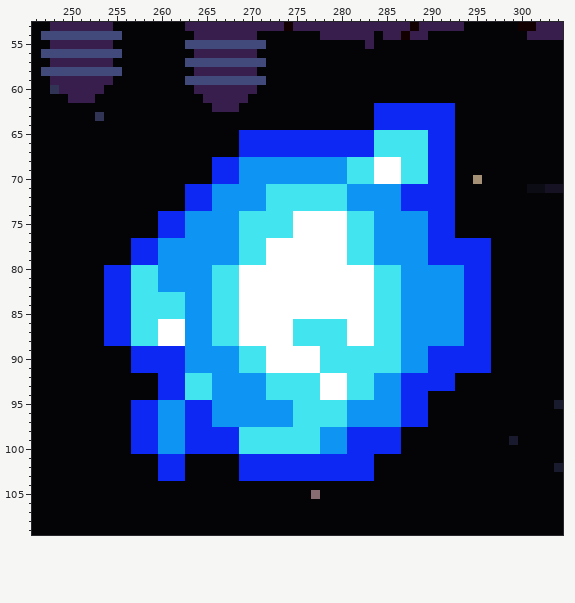
One commit to this pixel-art file: mockup/screen.aseprite. The picture above was drawn from the file before the commit.
480x270 pixels, 1 frame. Colours within 5 levels of each other are drawn and written as one. Shown: x 246..304, y 53..109. The commit also changed other parts of the picture, which this record leaves out.
After the commit:
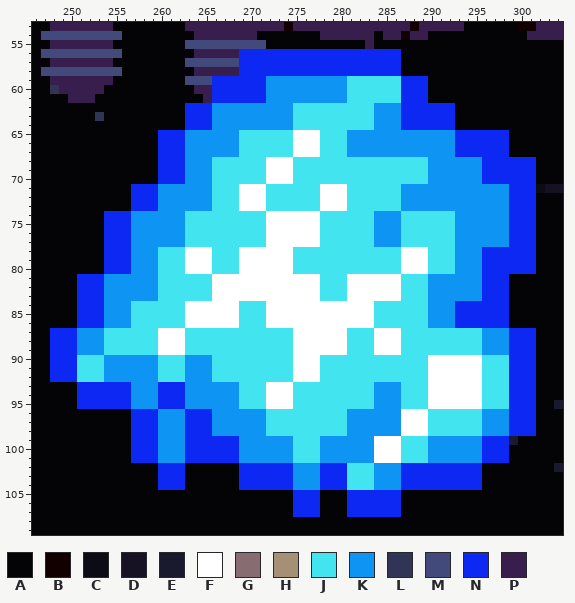
Palette (. is transparent): A #040407  B #120000  C #0c0c15  D #161224  E #1a1a2e  F #ffffff  G #876c71  H #a59075  J #42e4ef  K #0e95f3  L #313455  M #414a7b  N #0e28f3  P #381e4d
Edits made:
Changed rows in their new state; - is an unchanged pixel.
Layer "VFX":
first column x 248:
 56 ---------------------NNNNNNNNNNNNNNNNNN---------------
 57 ---------------------NNNNNNNNNNNNNNNNNN---------------
 58 ---------------------NNNNNNNNNNNNNNNNNN---------------
 59 ------------------NNNNNNKKKKKKKKKJJJJJJNNN------------
 60 ------------------NNNNNNKKKKKKKKKJJJJJJNNN------------
 61 ------------------NNNNNNKKKKKKKKKJJJJJJNNN------------
 62 ---------------NNNKKKKKKKKKJJJJJJJJJKKK---------------
 63 ---------------NNNKKKKKKKKKJJJJJJJJJKKK---------------
 64 ---------------NNNKKKKKKKKKJJJJJJJJJKKK---------------
 65 ------------NNNKKKKKKJJJJJJFFFJJJKKKKKKKKKKKKNNNNNN---
 66 ------------NNNKKKKKKJJJJJJFFFJJJKKKKKKKKKKKKNNNNNN---
 67 ------------NNNKKKKKKJJJJJJFFFJJJKKKKKKKKKKKKNNNNNN---
 68 ------------NNNKKKJJJJJJFFFJJJJJJ---JJJ---KKKKKKNNNNNN
 69 ------------NNNKKKJJJJJJFFFJJJJJJ---JJJ---KKKKKKNNNNNN
 70 ------------NNNKKKJJJJJJFFFJJJJJJ---JJJ---KKKKKKNNNNNN
 71 ---------NNNKKKKKKJJJFFF------FFFJJJJJJKKKKKKKKKKKKNNN
 72 ---------NNNKKKKKKJJJFFF------FFFJJJJJJKKKKKKKKKKKKNNN
 73 ---------NNNKKKKKKJJJFFF------FFFJJJJJJKKKKKKKKKKKKNNN
 74 ------NNNKKKKKKJJJJJJ---FFF---JJJ------JJJJJJKKKKKKNNN
 75 ------NNNKKKKKKJJJJJJ---FFF---JJJ------JJJJJJKKKKKKNNN
 76 ------NNNKKKKKKJJJJJJ---FFF---JJJ------JJJJJJKKKKKKNNN
 77 ------NNNKKK---JJJJJJ---------JJJ------JJJJJJKKKKKKNNN
 78 ------NNNKKKJJJFFFJJJFFF---JJJJJJ---JJJFFFJJJKKK-NNNNN
 79 ------NNNKKKJJJFFFJJJFFF---JJJJJJ---JJJFFFJJJKKK-NNNNN
 80 ---------KKKJJJFFF---------JJJJJJJJJ---FFFJJJ-KK-NNNNN
 81 ---NNNKKKKKKJJJJJJFFF---------JJJ---FFFJJJ----KK-NN---
 82 ---NNNKKKKKKJJJJJJFFF---------JJJ---FFFJJJ----KK-NN---
 83 ---NNNKKKKKK---JJJFFF---------JJJ---FFFJJJ----KK-NN---
 84 ---NNNKKK------FFFFFFJJJ---------------JJJ---N---NN---
 85 ---NNNKKK------FFFFFFJJJ---------------JJJ---N---NN---
 86 ---NNNKKK---JJJFFFFFFJJJ---FFFFFF------JJJ---N---NN---
 87 NNNKKKJJJ------JJJ---JJJJJJFFFFFFJJJFFFJJJJJJJJJKKKNNN
 88 NNNKKKJJJ------JJJ---JJJJJJFFFFFFJJJFFFJJJJJJJJJKKKNNN
 89 NNNKKKJJJJJJFFFJJJJJJ---JJJ---FFF---FFFJJJJJJJJJKKKNNN
 90 NNNJJJKKKKKKJJJ---JJJ---JJJ------------JJJFFFFFFJJJNNN
 91 NNNJJJKKKKKKJJJ---JJJ---JJJ------------JJJFFFFFFJJJNNN
 92 NNNJJJKKKKKKJJJKKKJJJJJJ---FFFJJJ---JJJJJJFFFFFFJJJNNN
 93 ---NNNNNNKKK---KKK---JJJFFF---JJJ------JJJFFFFFFJJJNNN
 94 ---NNNNNNKKK---KKK---JJJFFF---JJJ------JJJFFFFFFJJJNNN
 95 ---NNNNNNKKKNNNKKK---JJJFFF------JJJ---JJJFFFFFFJJJNNN
 96 ------------------------JJJ------------FFFJJJJJJKKKNNN
 97 ------------------------JJJ------------FFFJJJJJJKKKNNN
 98 ------------------KKKKKK------JJJKKKKKKFFFJJJJJJKKKNNN
 99 ---------------------KKKKKK------KKKFFFJJJKKKKKKNNN---
100 ---------------------KKKKKK------KKKFFFJJJKKKKKKNNN---
101 ---------NNNKKKNNNNNNKKKKKKJJJKKKKKKFFFJJJKKKKKKNNN---
102 ---------------------------KKK---JJJKKKNNNNNNNNN------
103 ---------------------------KKK---JJJKKKNNNNNNNNN------
104 ------------NNN------NNNNNNKKKNNNJJJKKKNNNNNNNNN------
105 ---------------------------NNN---NNNNNN---------------
106 ---------------------------NNN---NNNNNN---------------
107 ---------------------------NNN---NNNNNN---------------
Where, in picture pixels (left, top, right, bottom), the same in both pictures:
changed: (50, 49, 536, 517)
